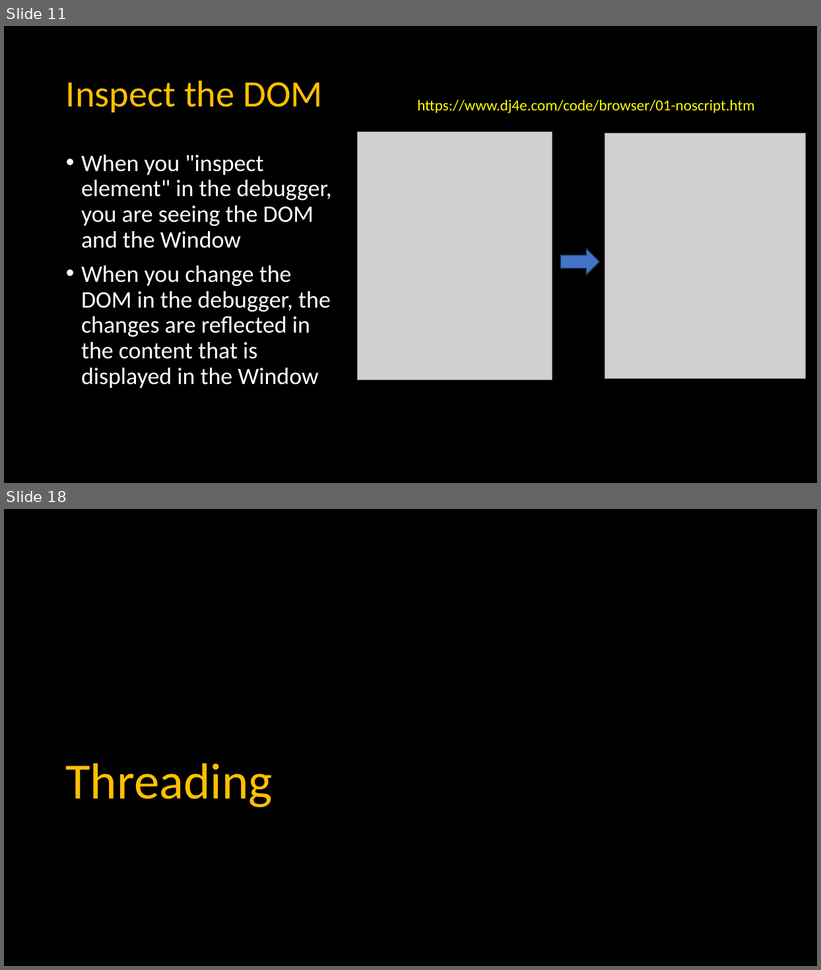
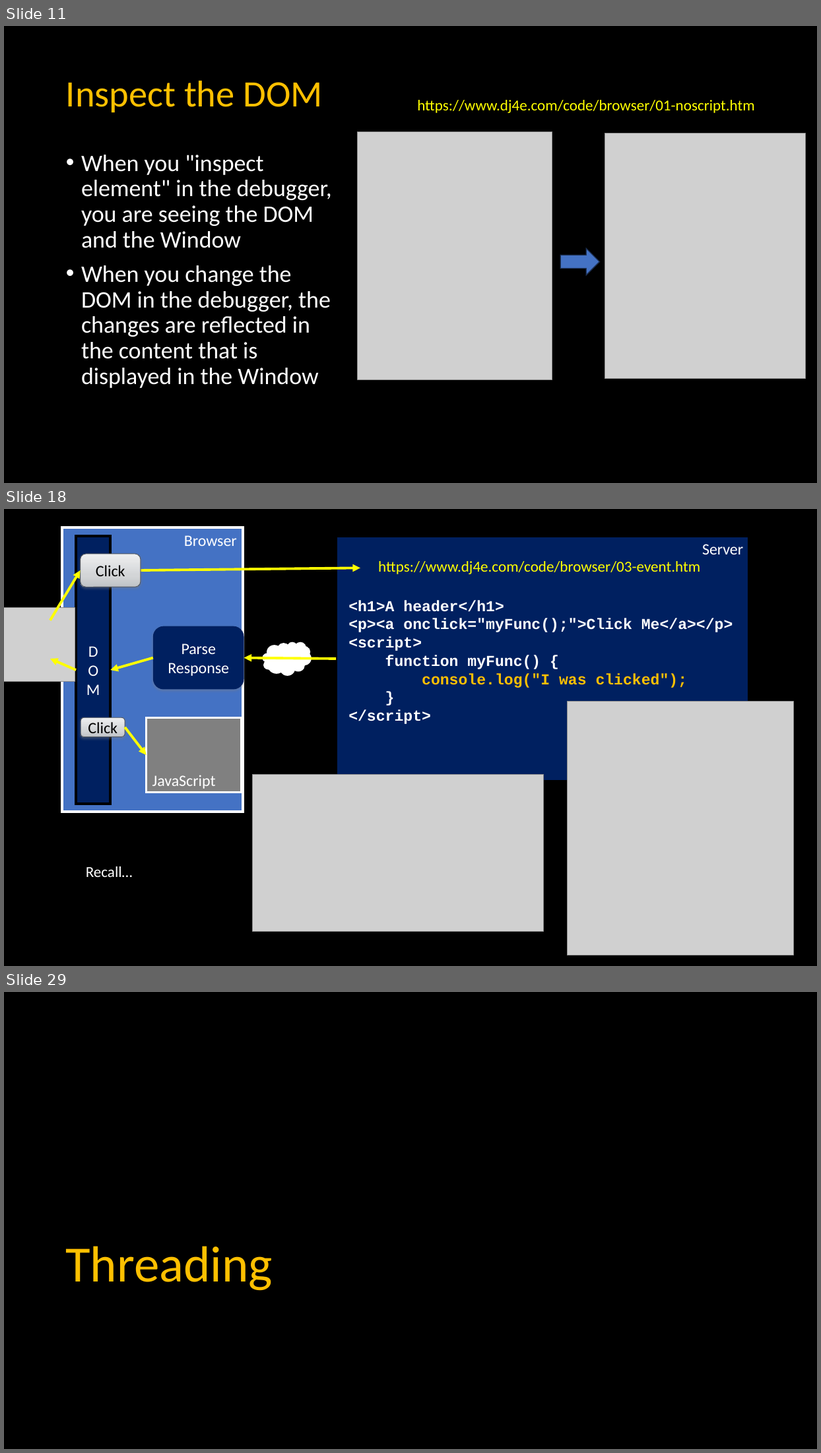
Before and after one commit to csev/dj4e, a slide deck: lectures/JS-03-Browser.pptx. Shown one above the other, each under a label of ours: slides 11 and 18 before the commit, slides 11, 18 and 29 after it; the slides between them are not shown. The pictures are 821x970 and 821x1453 pixels, drawn with LibreOffice and Linux fonts; fonts in the diff are those of the drawing; grey boxes stand for pictures. Boxes give left, top, right and bottom in pixels: in the first picture for what was removed or moved away, otherwise in the second. Text is boxed around its words. In the diff, an @@ line names an element or a change of style, - is before the commit and + after.

```diff
--- a/lectures/JS-03-Browser.pptx
+++ b/lectures/JS-03-Browser.pptx
@@ slide 18 added at bbox=[4, 509, 817, 966], background #000000 @@
@@ rectangle added at bbox=[63, 527, 243, 811], fill #4472C4, outline #FFFFFF 3 pt, 18.7 pt, text #FFFFFF @@
+Browser
@@ rectangle added at bbox=[76, 536, 110, 804], fill #002060, outline #000000 3 pt, 18.7 pt, text #FFFFFF @@
+D
+O
+M
@@ rectangle added at bbox=[336, 536, 749, 782], fill #002060, outline #000000 3 pt, 18.7 pt, text #FFFFFF @@
+Server
@@ rounded rectangle added at bbox=[81, 554, 141, 587], fill gradient #EEEFF0 to #D3D5D7 to #C0C3C7, outline #51565D 0.75 pt, 18.7 pt, text #000000 @@
+Click
@@ text added at bbox=[378, 561, 700, 574], 18 pt, text #FFFF00 @@
+https://www.dj4e.com/code/browser/03-event.htm
@@ arrow added from (50, 621) to (81, 570), #FFFF00 3 pt @@
@@ arrow added from (141, 570) to (360, 568), #FFFF00 3 pt @@
@@ text added at bbox=[349, 600, 733, 724], 18 pt, text #FFFFFF, bold @@
+<h1>A header</h1>
+<p><a onclick="myFunc();">Click Me</a></p>
+<script>
+function myFunc() {
+console.log("I was clicked");
+}
+</script>
@@ picture added at bbox=[4, 608, 75, 682] @@
@@ rounded rectangle added at bbox=[153, 626, 244, 690], fill #002060, 18.7 pt, text #FFFFFF @@
+Parse
+Response
@@ thought cloud added at bbox=[263, 642, 312, 675], fill #FFFFFF @@
@@ arrow added from (76, 670) to (50, 659), #FFFF00 3 pt @@
@@ arrow added from (153, 658) to (111, 670), #FFFF00 3 pt @@
@@ arrow added from (336, 659) to (244, 658), #FFFF00 3 pt @@
@@ picture added at bbox=[568, 702, 794, 956] @@
@@ rounded rectangle added at bbox=[81, 718, 125, 737], fill gradient #EEEFF0 to #D3D5D7 to #C0C3C7, outline #51565D 0.75 pt, 18.7 pt, text #000000 @@
+Click
@@ rectangle added at bbox=[146, 718, 241, 793], fill #808080, outline #FFFFFF 2.25 pt, 18.7 pt, text #FFFFFF @@
+JavaScript
@@ arrow added from (125, 727) to (146, 755), #FFFF00 3 pt @@
@@ picture added at bbox=[253, 774, 544, 931] @@
@@ text added at bbox=[86, 867, 133, 877], 18 pt, text #FFFFFF @@
+Recall…
@@ what was slide 18 is now slide 29 @@
```
Also in this commit, not shown: 2 slides changed, 15 other slides added, 14 slides removed, 27 other files.
